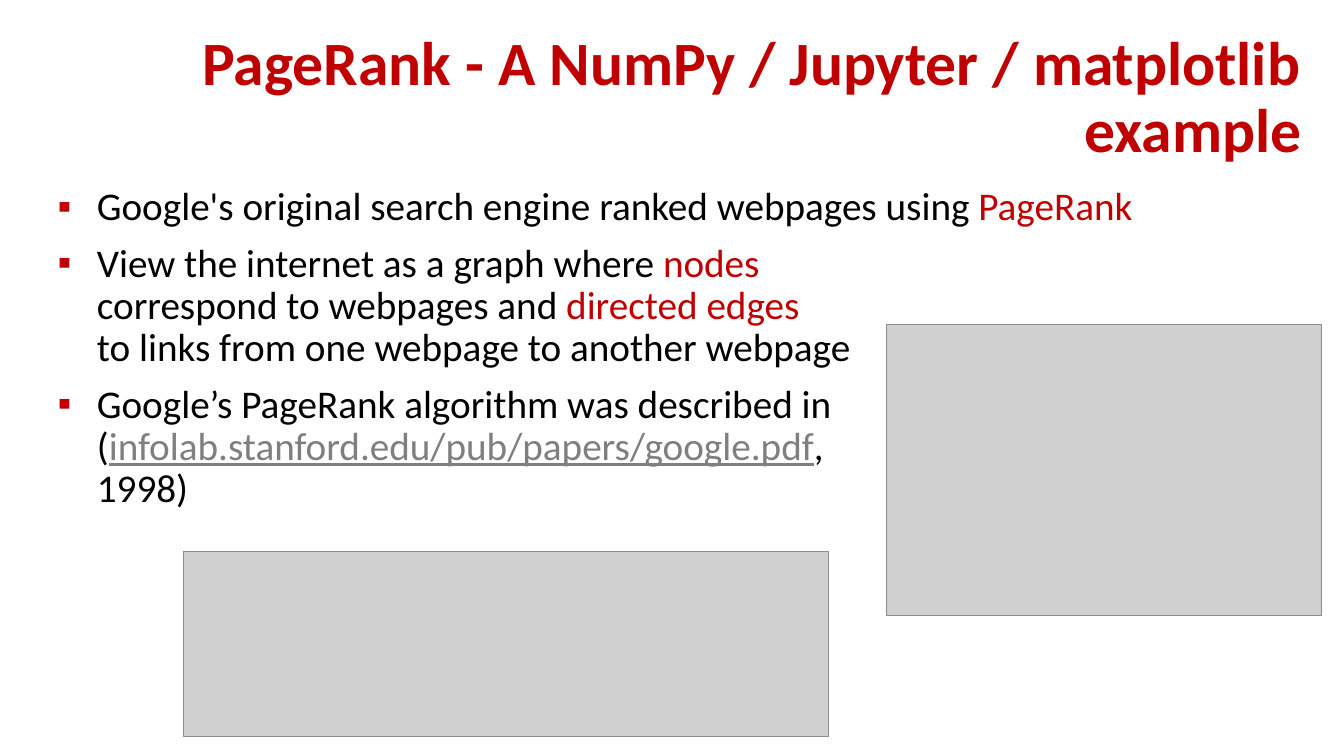
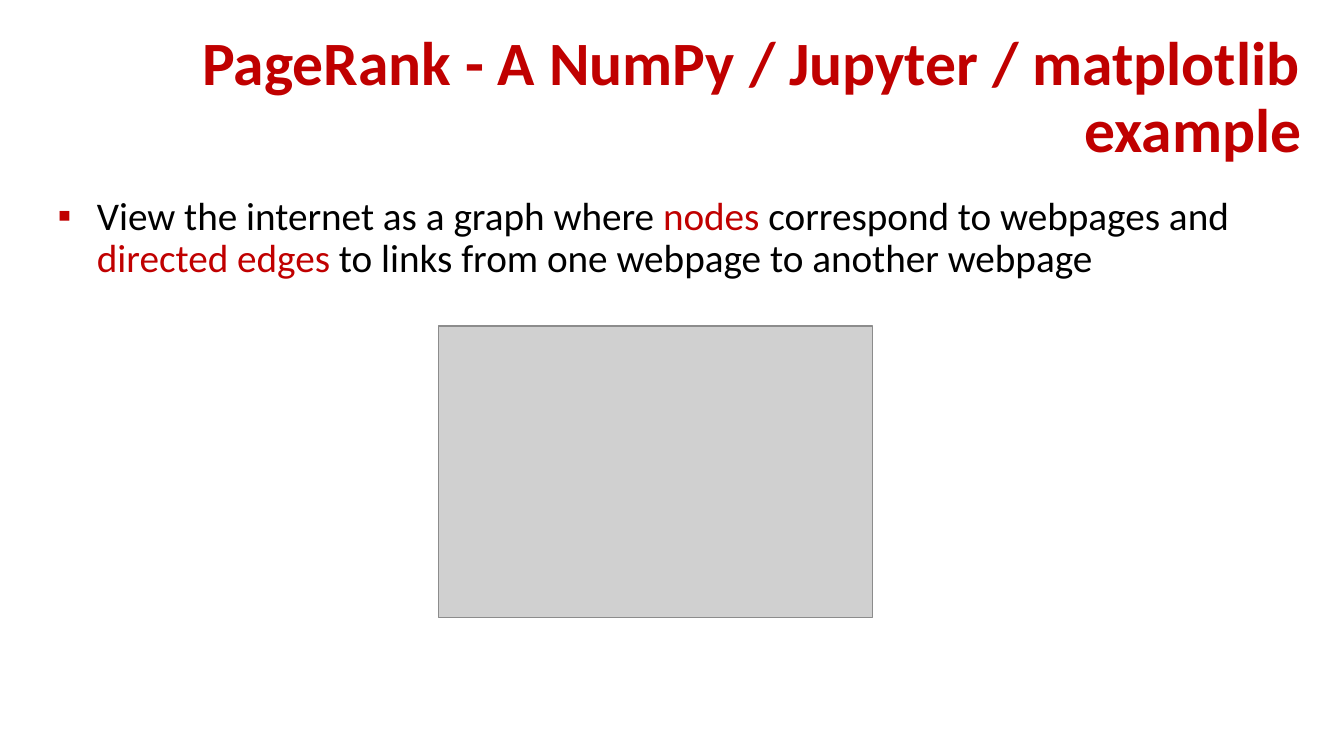
Before and after one commit to gsbrodal/gsbrodal.github.io, a slide deck: slide 3 of ipsa/slides/linear_programming.pptx. Drawn at 1344x756 pixels with LibreOffice and Linux fonts; fonts in the diff are those of the drawing; grey boxes stand for pictures. Boxes give left, top, right and bottom in pixels: in the first picture for what was removed or moved away, otherwise in the second. Text is boxed around its words. In the diff, an @@ line names an element or a change of style, - is before the commit and + after.

```diff
--- a/ipsa/slides/linear_programming.pptx
+++ b/ipsa/slides/linear_programming.pptx
@@ text "View the internet as a ...": place and size @@
-text "View the internet as a ..." at [97, 192, 1132, 508]
+text "View the internet as a ..." at [97, 202, 1229, 279]
@@ text at [97, 192, 1132, 227]: paragraph removed @@
-▪ Google's original search engine ranked webpages using PageRank
@@ picture: place and size @@
-picture at [887, 325, 1322, 616]
+picture at [439, 326, 873, 617]
@@ text at [97, 390, 832, 508]: paragraph removed @@
-▪ Google’s PageRank algorithm was described in (infolab.stanford.edu/pub/papers/google.pdf,
-  1998)
@@ picture removed at [184, 552, 830, 736] @@
```
Also in this commit, not shown: 15 other slides changed, 3 slides added, 1 slide removed, 4 other files.
